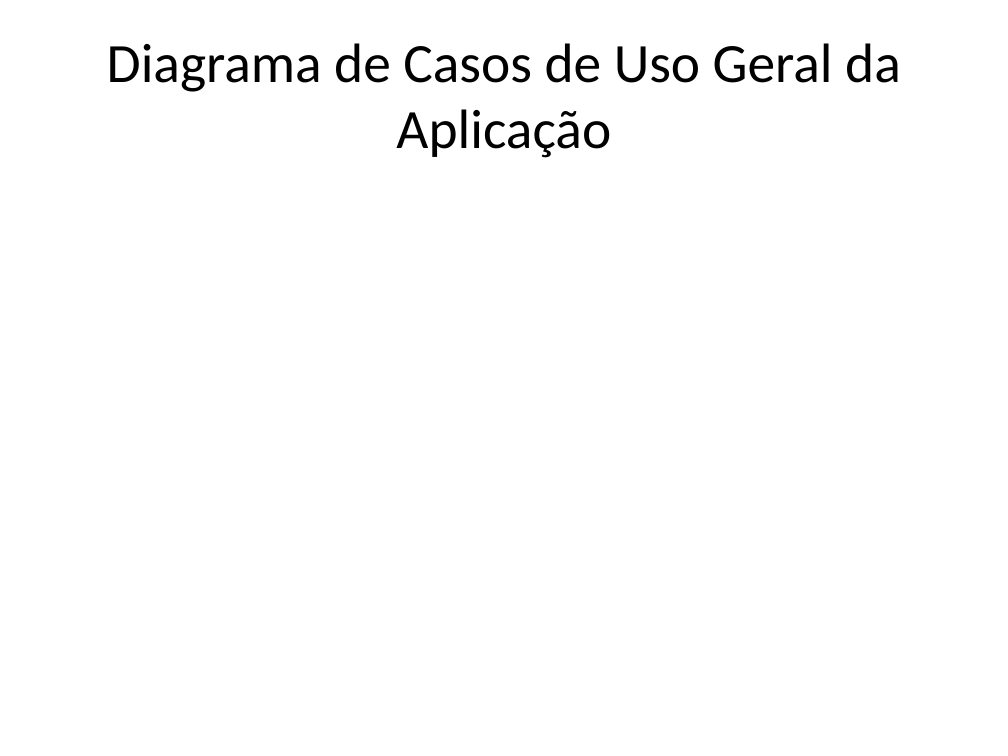
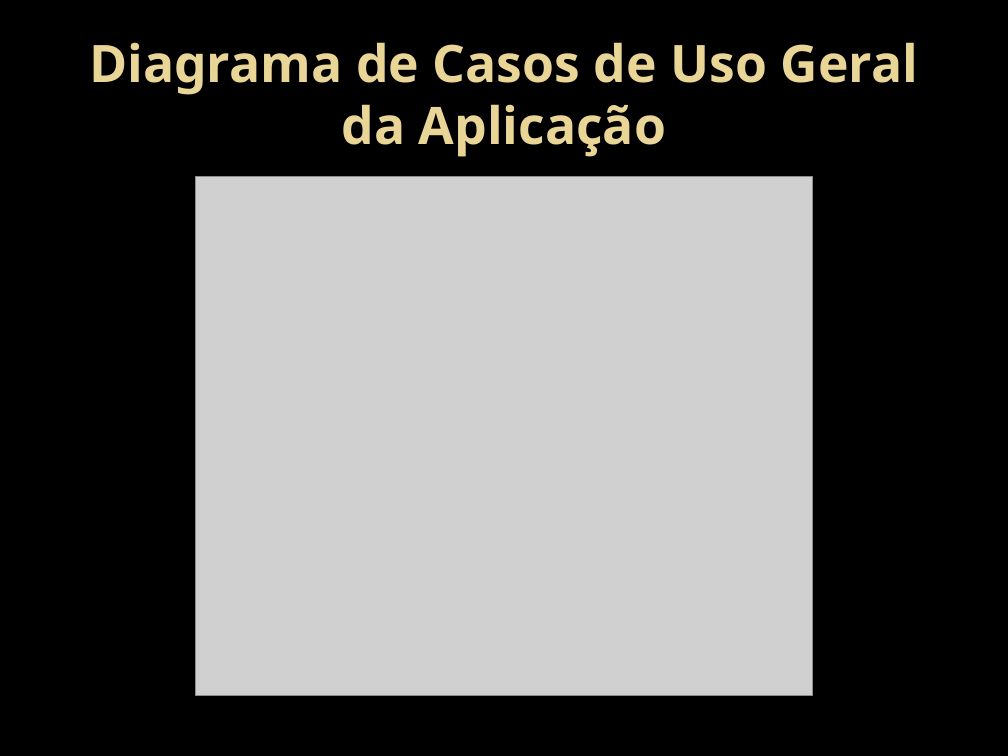
Before and after one commit to HamiltonSantos/FisioDiag, a slide deck: slide 5 of Análise/ApresentacaoAnalise.pptx. Drawn at 1008x756 pixels with LibreOffice and Linux fonts; fonts in the diff are those of the drawing; grey boxes stand for pictures; background and template pictures are left out. Boxes give left, top, right and bottom in pixels: in the first picture for what was removed or moved away, otherwise in the second. Text is boxed around its words. In the diff, an @@ line names an element or a change of style, - is before the commit and + after.

```diff
--- a/Análise/ApresentacaoAnalise.pptx
+++ b/Análise/ApresentacaoAnalise.pptx
@@ background #FFFFFF to picture (left out) @@
@@ title "Diagrama de Casos de Uso ..." at (x1=89, y1=42, x2=918, y2=157): size 39.6 to 36.9 pt, font Calibri to Noto Sans, text colour #000000 to gradient #EAD696 to #E7D081, bold on @@
@@ picture added at (x1=196, y1=176, x2=813, y2=696) @@
```
Also in this commit, not shown: 6 other slides changed, 16 slides added, 1 slide removed, 1 other file.
